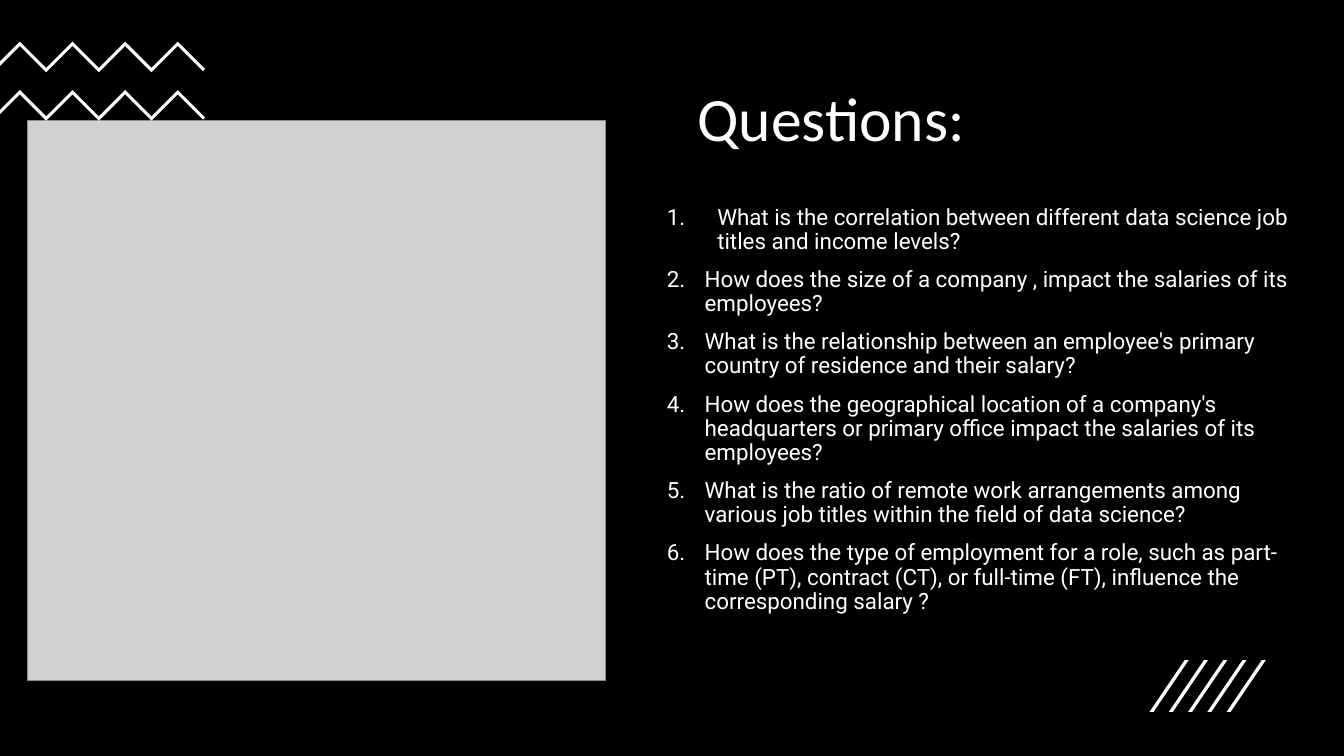
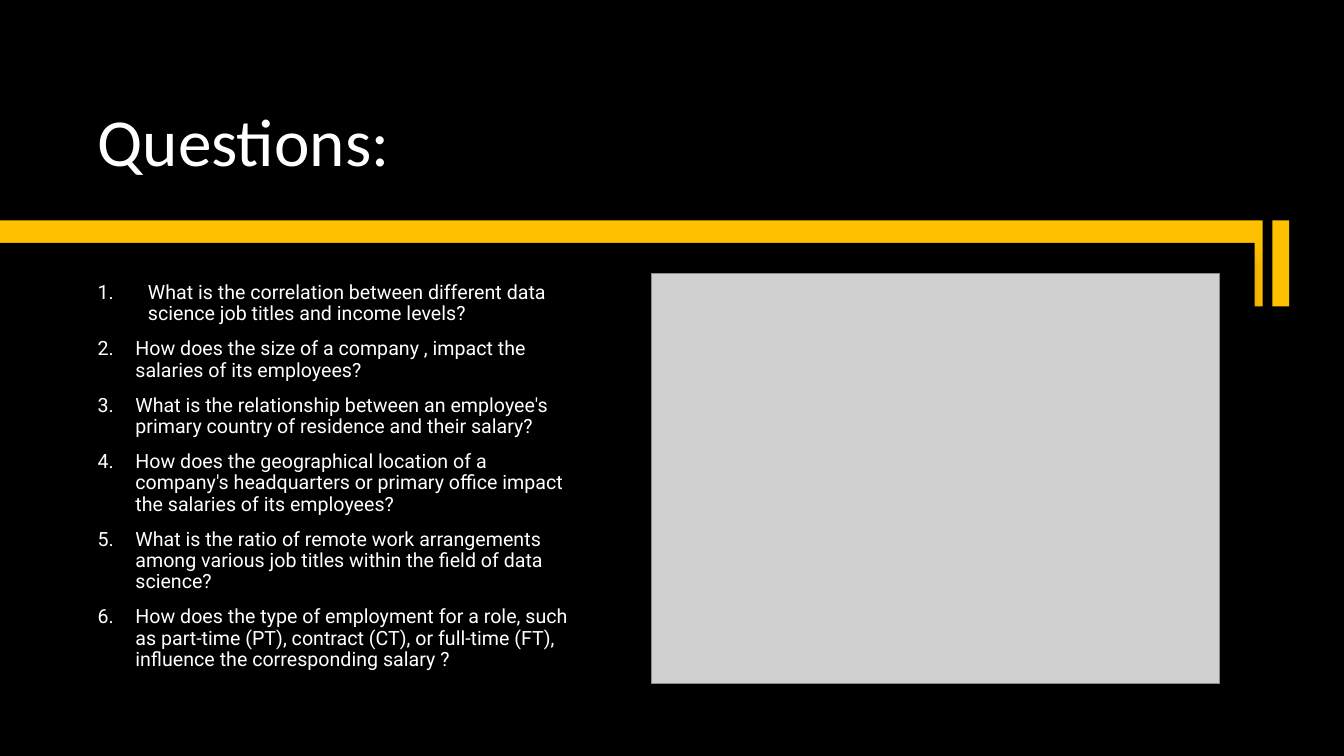
Before and after one commit to garimac12/project_acai, a slide deck: slide 4 of Presentation_project1.pptx (slide 2 before the commit). Drawn at 1344x756 pixels with LibreOffice and Linux fonts; fonts in the diff are those of the drawing; grey boxes stand for pictures. Boxes give left, top, right and bottom in pixels: in the first picture for what was removed or moved away, otherwise in the second. Text is boxed around its words. In the diff, an @@ line names an element or a change of style, - is before the commit and + after.

```diff
--- a/Presentation_project1.pptx
+++ b/Presentation_project1.pptx
@@ background #FFFFFF to #000000 @@
@@ freeform shape removed at [0,41,206,72] @@
@@ title "Questions:": place and size @@
-title "Questions:" at [697,98,964,149]
+title "Questions:" at [98,119,390,175]
@@ title "Questions:" at [98,119,390,175]: size 44 to 48 pt; vertical alignment middle to bottom @@
@@ freeform shape removed at [0,90,206,120] @@
@@ rectangle added at [0,221,1263,307], fill #FFC000 @@
@@ rectangle added at [1272,221,1290,307], fill #FFC000 @@
@@ rectangle: place and size @@
-rectangle at [0,0,1344,756]
+rectangle at [0,243,1255,714]
@@ rectangle at [0,243,1255,714]: shadow on @@
@@ text "What is the correlation between ...": place and size @@
-text "What is the correlation between ..." at [705,208,1288,614]
+text "What is the correlation between ..." at [135,284,567,670]
@@ text "What is the correlation between ..." at [135,284,567,670]: size 16 to 14 pt; vertical alignment top to middle @@
@@ picture: place and size @@
-picture at [27,121,606,681]
+picture at [651,274,1219,684]
@@ group removed at [1149,660,1266,712]: 5 freeform shapes @@
```
Also in this commit, not shown: 2 other slides changed, 8 slides added, 1 slide removed, 4 other files.
